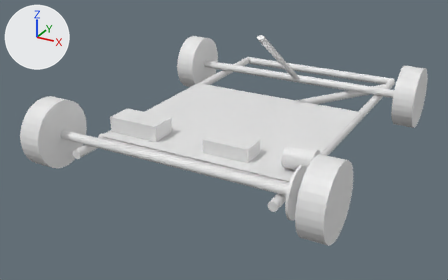
The Blender file gokart-plan.blend, before and after one commit.
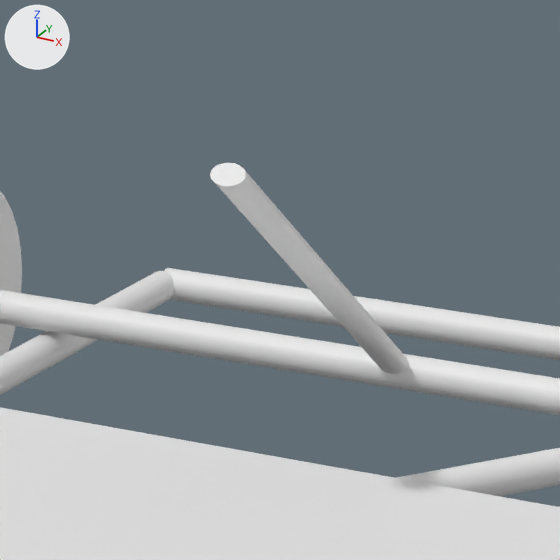
Old and new are each drawn whole from a 50 mm lens placed at (1.225, -2.756, 1.099), pointed at (-0.079, -0.385, -0.087) and again close up on the part from 48% to 74% of the width and 0% to 42% of the height. Arrows for +X, +Y and +Z are at upper left; the lights stay in place.
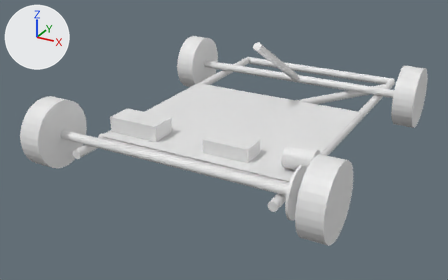
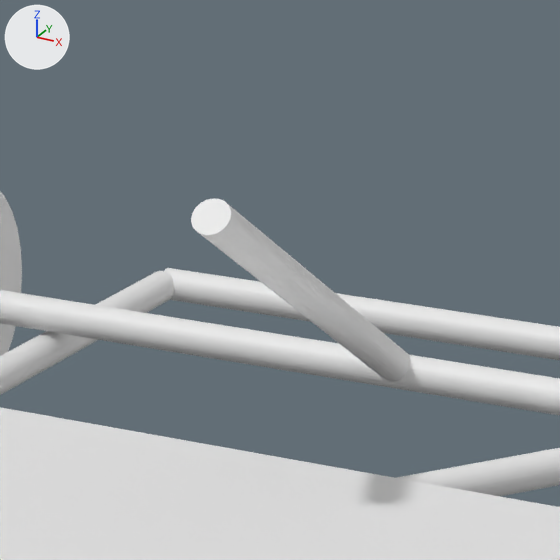
The edits, one by one:
Object 'Cylinder.006' (ob_cylinder_006) is rescaled from (0.0129, 0.0183, 0.6) to (0.02, 0.02, 0.6).

Location of each change, (x1, y1, x2, y2) in pixels of the close-ups (560 x 560 px):
'Cylinder.006', rescaled (10% wider, 13% shorter): before (210, 163, 409, 374); after (191, 198, 410, 382)
